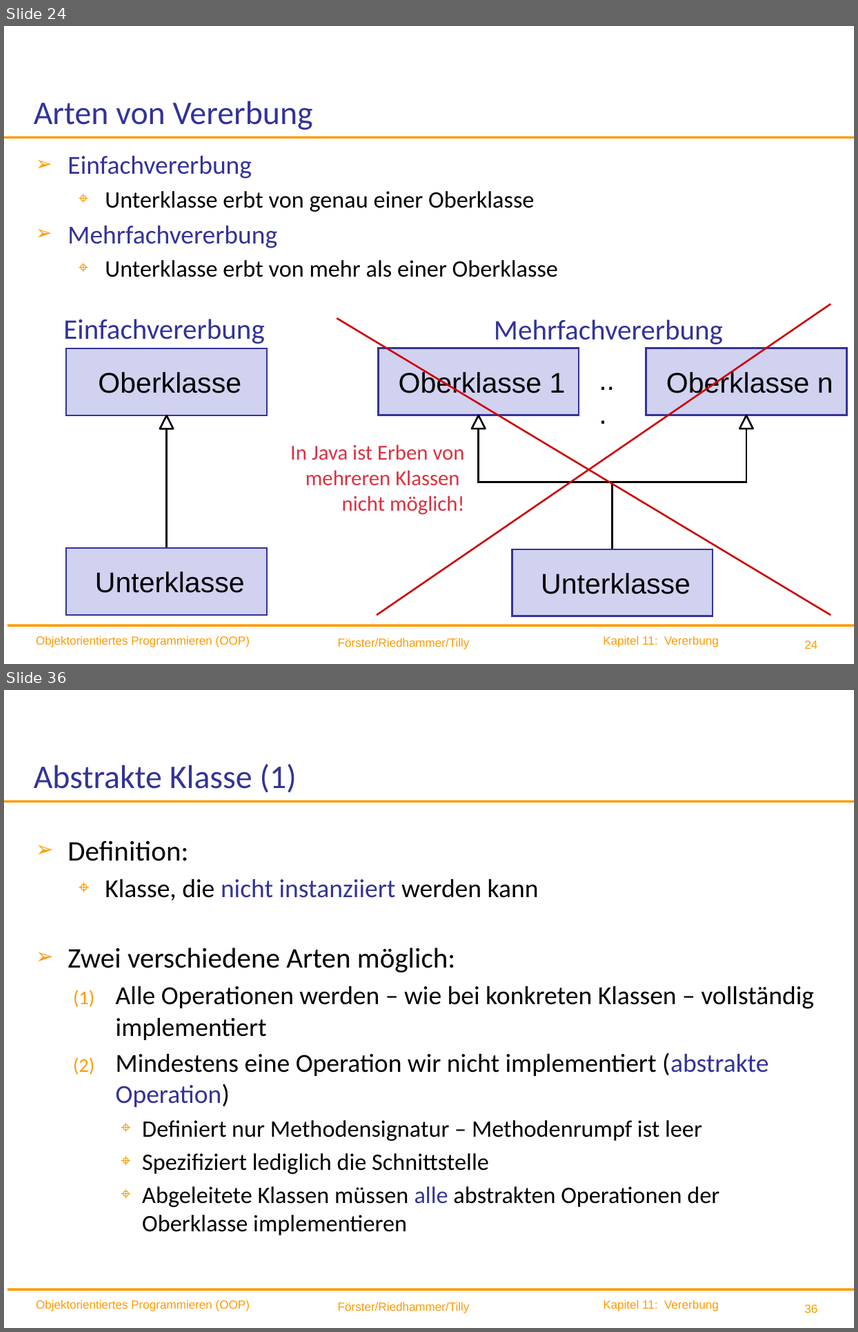
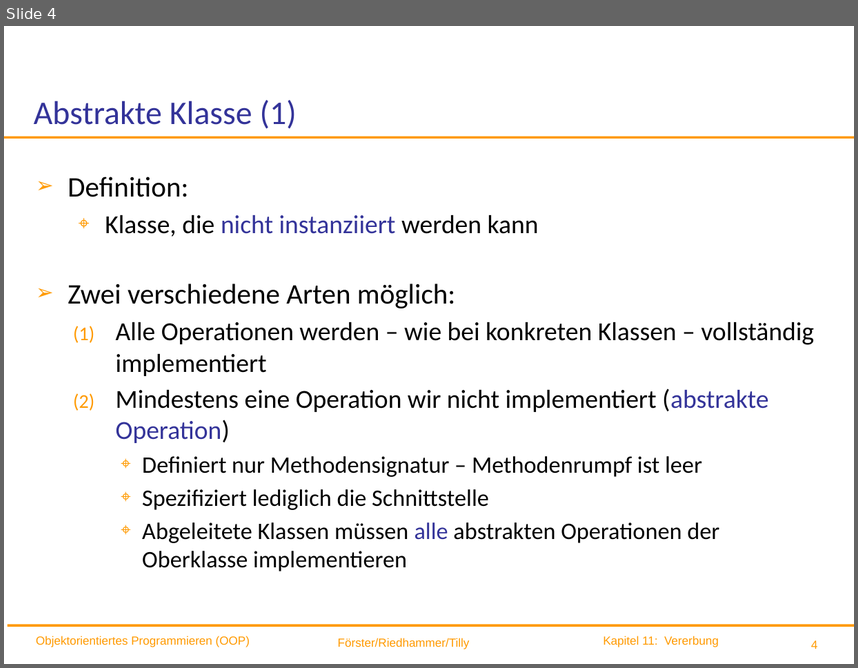
Before and after one commit to ingexue/hsro-wif-oop.github.io, a slide deck: 11-vererbung/vererbung.pptx. Shown one above the other, each under a label of ours: slides 24 and 36 before the commit, slide 4 after it; the slides between them are not shown. The pictures are 858x1332 and 858x668 pixels, drawn with LibreOffice and Linux fonts; fonts in the diff are those of the drawing; background and template pictures are left out. Boxes give left, top, right and bottom in pixels: in the first picture for what was removed or moved away, otherwise in the second. Text is boxed around its words. In the diff, an @@ line names an element or a change of style, - is before the commit and + after.

```diff
--- a/11-vererbung/vererbung.pptx
+++ b/11-vererbung/vererbung.pptx
@@ slide 24 removed at [4, 26, 854, 664], background #FFFFFF; not listed: 6 template elements that a slide beside it also shows @@
@@ title removed at [34, 101, 313, 130] @@
-Arten von Vererbung
@@ text removed at [67, 156, 558, 277] @@
-➢ Einfachvererbung
-  ⌖ Unterklasse erbt von genau einer Oberklasse
-➢ Mehrfachvererbung
-  ⌖ Unterklasse erbt von mehr als einer Oberklasse
@@ line removed from (377, 615) to (831, 304) @@
@@ text removed at [63, 319, 265, 343] @@
-Einfachvererbung
@@ line removed from (831, 615) to (337, 319) @@
@@ text removed at [494, 319, 723, 344] @@
-Mehrfachvererbung
@@ rectangle removed at [66, 348, 267, 415] @@
-Oberklasse
@@ rectangle removed at [378, 348, 579, 415] @@
-Oberklasse 1
@@ rectangle removed at [646, 348, 846, 415] @@
-Oberklasse n
@@ text removed at [599, 362, 623, 396] @@
-...
@@ freeform shape removed at [159, 415, 173, 429] @@
@@ line removed from (166, 547) to (166, 416) @@
@@ freeform shape removed at [472, 415, 485, 429] @@
@@ elbow line removed from (613, 548) to (478, 416) @@
@@ elbow line removed from (613, 548) to (746, 416) @@
@@ freeform shape removed at [740, 415, 753, 429] @@
@@ text removed at [290, 444, 465, 515] @@
-In Java ist Erben von
-mehreren Klassen
-nicht möglich!
@@ rectangle removed at [66, 548, 267, 615] @@
-Unterklasse
@@ rectangle removed at [513, 549, 713, 616] @@
-Unterklasse
@@ what was slide 36 is now slide 4 @@
@@ page number at [811, 640, 818, 648]: text changed @@
-36
+4
```
Also in this commit, not shown: 11 slides changed, 11 slides added, 33 other slides removed, 11 other files.
